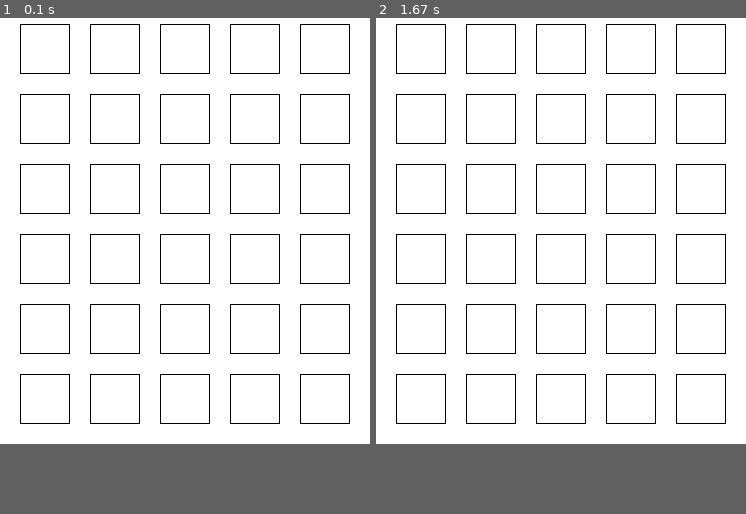
Above: before the commit, frames 1-2 (left to right).
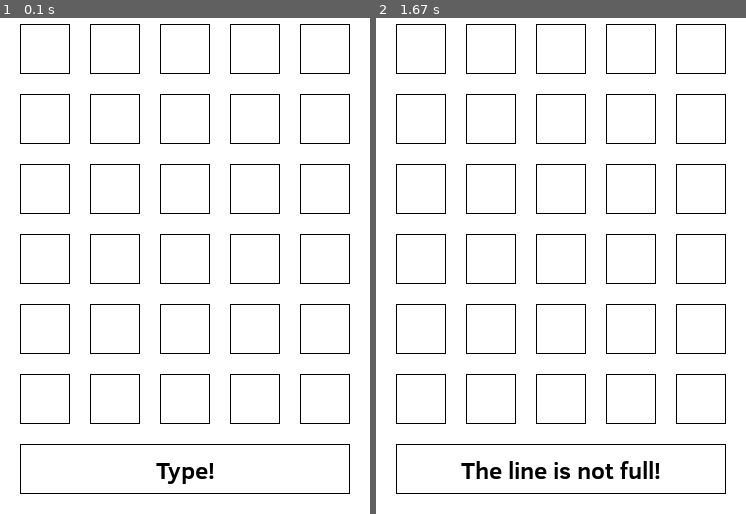
Above: after the commit, the same moments.

Repository: agr17/pygame-wordle
Game: pygame game, started from Wordle.py
Same seed, same stepped clock (60 frames per second), same inputs: the game is played once before the commit and once after it.
Inputs:
- Up to frame 1 (0.1 s): no input
- Up to frame 2 (1.67 s): tap Enter at 0.33 s
In our replay, the window is 370x440 before the commit and 370x510 after it. These sizes can differ from the game's own. Grey fills any space a smaller window leaves; there, only what the larger window draws over its background counts as a difference.

The runs differ from the first frame. In frame 1, 0.7% of the frame differs, in the area x 5-95%, y 85-96%; in frame 2, 1.2%.

Commit message:
Software design: State pattern and observer pattern to control victory states, etc.

Diff:
--- a/src/constants.py
+++ b/src/constants.py
@@ -2,7 +2,7 @@
 
 WORD_LENGTH = 5
 ATTEMPTS = 6
-WORDS_LIST = 'data/words_tabatkins.txt'  # '../data/words_test.txt'
+WORDS_LIST = 'data/words_test.txt'  # '../data/words_test.txt'
 ICON_IMG = 'imgs/icon.png'
 
 # Text fonts
@@ -13,6 +13,7 @@
 
 SEPARATION = 20
 BLOCK_SIZE = 50
+TEXT_BLOCK_WIDTH = BLOCK_SIZE * 5 + SEPARATION * 4
 
 # Box states
 
--- /dev/null
+++ b/src/game_state.py
@@ -0,0 +1,37 @@
+# State patterm
+
+class GameState:
+    def __init__(self):
+        self.text = None
+        self.bakcground_color = None
+        self.finished = False
+
+class PlayingState(GameState):
+    def __init__(self):
+        self.text = 'Type!'
+        self.bakcground_color = (255, 255, 255)
+        self.finished = False
+
+class WinState(GameState):
+    def __init__(self):
+        self.text = 'You win!'
+        self.bakcground_color = (0, 255, 0)
+        self.finished = True
+
+class LoseState(GameState):
+    def __init__(self):
+        self.text = 'You lose!'
+        self.bakcground_color = (255, 0, 0)
+        self.finished = True
+
+class ErrorFullLineState(GameState):
+    def __init__(self):
+        self.text = 'The line is not full!'
+        self.bakcground_color = (255, 165, 0)
+        self.finished = False
+
+class ErrorWordNotFoundState(GameState):
+    def __init__(self):
+        self.text = 'The word is not in the list!'
+        self.bakcground_color = (255, 165, 0)
+        self.finished = False
--- a/src/main.py
+++ b/src/main.py
@@ -12,7 +12,7 @@
 
     # Screen
     screen_width = WORD_LENGTH * (BLOCK_SIZE + SEPARATION) + SEPARATION
-    screen_height = ATTEMPTS * (BLOCK_SIZE + SEPARATION) + SEPARATION
+    screen_height = ATTEMPTS * (BLOCK_SIZE + SEPARATION) + SEPARATION + BLOCK_SIZE + SEPARATION
     screen = pygame.display.set_mode((screen_width, screen_height))
     screen.fill(WHITE)
 
@@ -28,8 +28,7 @@
     while running:
         for event in pygame.event.get():
 
-            if not wordle.finished:
-                # Get the key if is a letter
+            if not wordle.game_state.finished:
                 if event.type == pygame.KEYDOWN and 97 <= event.key <= 122: # ascii code from a to z
                     wordle.write_letter(pygame.key.name(event.key))
 
--- /dev/null
+++ b/src/observer.py
@@ -0,0 +1,4 @@
+class Observer():
+
+    def update(self, subject):
+        pass
--- /dev/null
+++ b/src/subject.py
@@ -0,0 +1,10 @@
+class Subject():
+    def __init__(self):
+        self.obervers = []
+
+    def add_observer(self, observer):
+        self.obervers.append(observer)
+
+    def notify(self):
+        for observer in self.obervers:
+            observer.update(self)
--- /dev/null
+++ b/src/text_box.py
@@ -0,0 +1,43 @@
+from .constants import *
+from math import floor
+import pygame
+
+
+class TextBox:
+
+
+    def __init__(self, pos, size, text, color, base_font):
+        self.pos = pos
+        self.size = size
+        self.rect = pygame.Rect(pos[0], pos[1], size[0], size[1])
+
+        self.box_text = text
+        self.color = color
+
+        self.base_font = base_font  # TODO: search other method to get the font
+
+    def set_text(self, text, screen):
+        self.box_text = text
+        self.draw(screen)
+
+    def set_color(self, color, screen):
+        self.color = color
+        self.draw(screen)
+
+    def get_text(self):
+        return self.box_text
+
+    def draw(self, screen):
+        pygame.draw.rect(screen, WHITE, self.rect, width=0)  # delete previous text
+
+        width = floor(self.size[0]*0.005)
+        pygame.draw.rect(screen, BLACK, self.rect, width)
+        text_surface = self.base_font.render(self.box_text, True, BLACK)
+        text_rect = text_surface.get_rect(center=self.rect.center)
+
+        screen.blit(text_surface, text_rect)
+
+    def update(self, subject):
+        game_state = subject.get_state()
+        self.set_color(game_state.bakcground_color, subject.screen)
+        self.set_text(game_state.text, subject.screen)
--- a/src/wordle.py
+++ b/src/wordle.py
@@ -1,11 +1,16 @@
+from .text_box import TextBox
+from .subject import Subject
+from .game_state import *
 from .constants import *
 from .box import Box
+
 import random
 import pygame
 
 
-class Wordle:
+class Wordle(Subject):
     def __init__(self, screen, word_length, attemps, word_list):
+        super().__init__()
         self.screen = screen
         self.word_length = word_length
         self.attemps = attemps
@@ -16,44 +21,48 @@
         self.actual_letter = 0
 
         self.game_grid = []
-        self.finished = False
+
+        self.game_state = PlayingState()
 
         self._create_level()
 
     def write_letter(self, letter):
         if self.actual_letter < self.word_length:
-            # print(f'Writing letter {letter} in position {self.actual_line}:{self.actual_letter}')
-            # letter to upper case
             letter = letter.upper()
             self.game_grid[self.actual_line][self.actual_letter].set_text(letter, self.screen)
             self.actual_letter += 1
-        else:
-            print(f'ERROR: Line {self.actual_line} is full!')
+
+            self.game_state = PlayingState()
+            self.notify()
 
     def delete_letter(self):
         if self.actual_letter > 0:
             self.actual_letter -= 1
-            # print(f'Deleting letter in position {self.actual_line}:{self.actual_letter}')
             self.game_grid[self.actual_line][self.actual_letter].delete_text(self.screen)
-        else:
-            print(f'ERROR: Line {self.actual_line} is empty!')
+
+            self.game_state = PlayingState()
+            self.notify()
 
     def enter_word(self):
         if self.actual_letter == self.word_length:
             word_result = self._check_word()
             if word_result == WIN:
-                self.finished = True
-                print('You win!')
+                self.game_state = WinState()
+                self.notify()
             elif word_result == NOT_FOUND:
-                print('The word is not in the list!')
+                self.game_state = ErrorWordNotFoundState()
+                self.notify()
             elif self.actual_line == self.attemps - 1:
-                self.finished = True
-                print('You lose! The word was: ' + self.target_word)
+                self.game_state = LoseState()
+                self.notify()
             else:
+                self.game_state = PlayingState()
+                self.notify()
                 self.actual_line += 1
                 self.actual_letter = 0
         else:
-            print('You must finish the line!')
+            self.game_state = ErrorFullLineState()
+            self.notify()
 
     def _create_level(self):
         for j in range(self.attemps):
@@ -68,6 +77,16 @@
                 grid_line.append(aux_box)
 
             self.game_grid.append(grid_line)
+
+        # text box above the grid for game messages
+        pos = (SEPARATION, (SEPARATION + BLOCK_SIZE) * self.attemps + SEPARATION)
+        text_box = TextBox(pos,
+                                (TEXT_BLOCK_WIDTH, BLOCK_SIZE),
+                                self.game_state.text,
+                                self.game_state.bakcground_color,
+                                pygame.font.Font(BOX_TEXT_FONT, 24))
+        text_box.draw(self.screen)
+        self.add_observer(text_box)
 
     def _check_word(self):
 
@@ -84,13 +103,16 @@
             letter_aux = self.game_grid[self.actual_line][i].get_text()
 
             if letter_aux == self.target_word[i]:
-                state = SUCCESS
+                box_state = SUCCESS
             elif letter_aux in self.target_word:
-                state = SEMI_SUCCESS
+                box_state = SEMI_SUCCESS
             else:
-                state = FAIL
+                box_state = FAIL
 
-            self.game_grid[self.actual_line][i].set_state(state, self.screen)
+            self.game_grid[self.actual_line][i].set_state(box_state, self.screen)
 
         # check if the word is the target word and return the result
         return WIN if word_aux == self.target_word else LOSE
+
+    def get_state(self):
+        return self.game_state
Binary file added: design/uml.png
Not shown, added: design/uml.drawio
